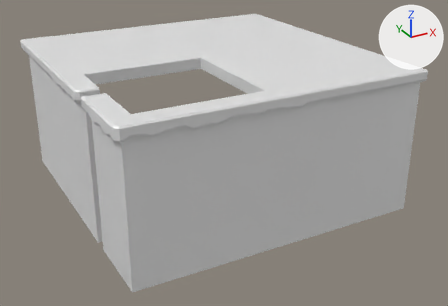
Renders of the FBX model PFA-Episode2/Assets/_Graph/Mesh/Props/msh_Ground_Map01.fbx from each side of a commit.
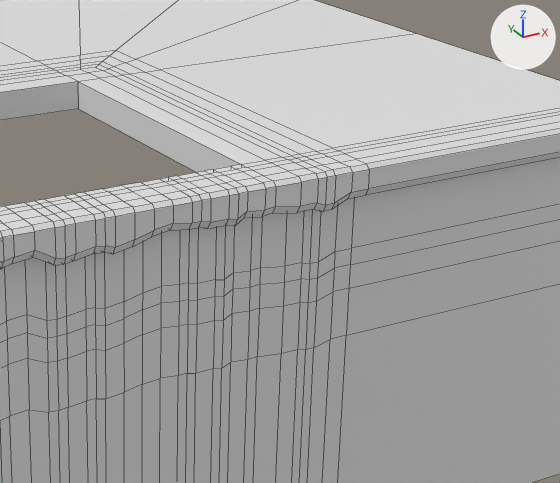
Each version is shown whole from a 50 mm lens placed at (-10.1, -28.2, 20.8), pointed at (9.4, 7.3, 3.1), then close up on the part from 38% to 87% of the width and 9% to 71% of the height. Arrows for +X, +Y and +Z are at upper right; the lights stay in place. The close-ups show mesh edges as thin lines.
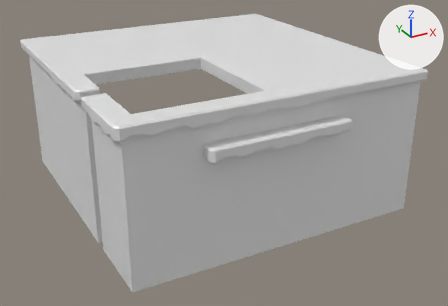
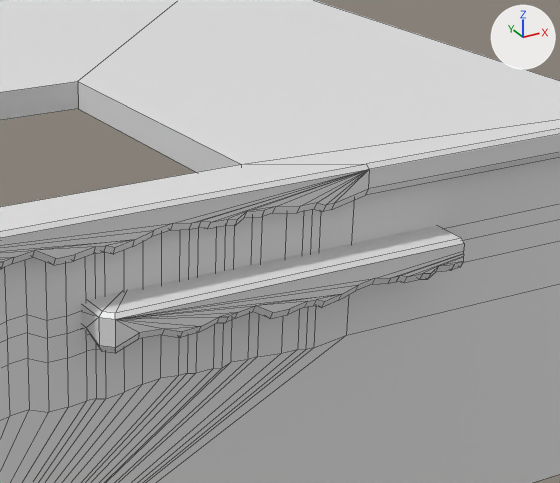
The edits, one by one:
me_cube_128 is used by ob_cube_116; location (4.0, 4.0, 10.0).
me_cube_128 had 965 vertices, 886 faces and spanned x -5.4..15.1, y -5.4..15.1, z -10.0..0.0.
me_cube_128 now has 587 vertices, 605 faces and spans x -5.4..15.1, y -5.9..15.1, z -10.0..0.0.
me_cube_128 part 1: a new loose piece of 104 vertices spanning x -0.4..9.0, y -5.9..-4.4, z -3.0..-2.0, in mat_mat_mainpalette_opaque (white #e7e7e7).
me_cube_128 part 2: 485 vertices removed from x -5.4..15.1, y -5.4..15.1, z -10.0..0.0; 3 vertices added at x -5.3..-4.9, y -1.7..-0.2, z -4.3..0.0.

Location of each change, (x1, y1, x2, y2) in pixels of the close-ups (560 x 483 px):
part 1 of me_cube_128, added
    after: (82, 226, 464, 353)
part 2 of me_cube_128, cut back
    before: (0, 0, 560, 483)
